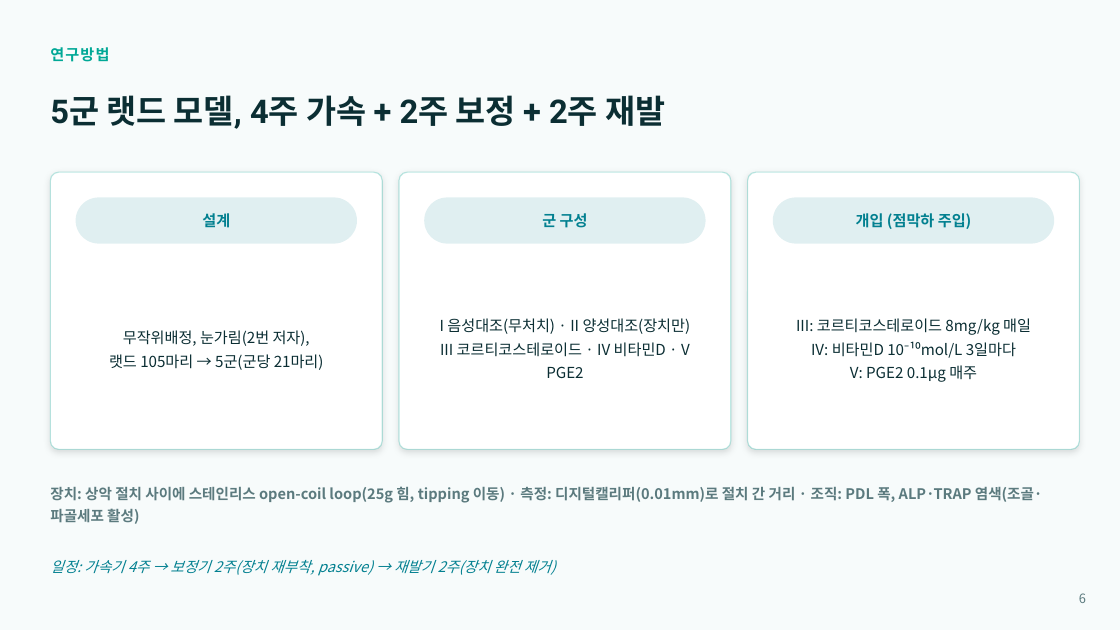
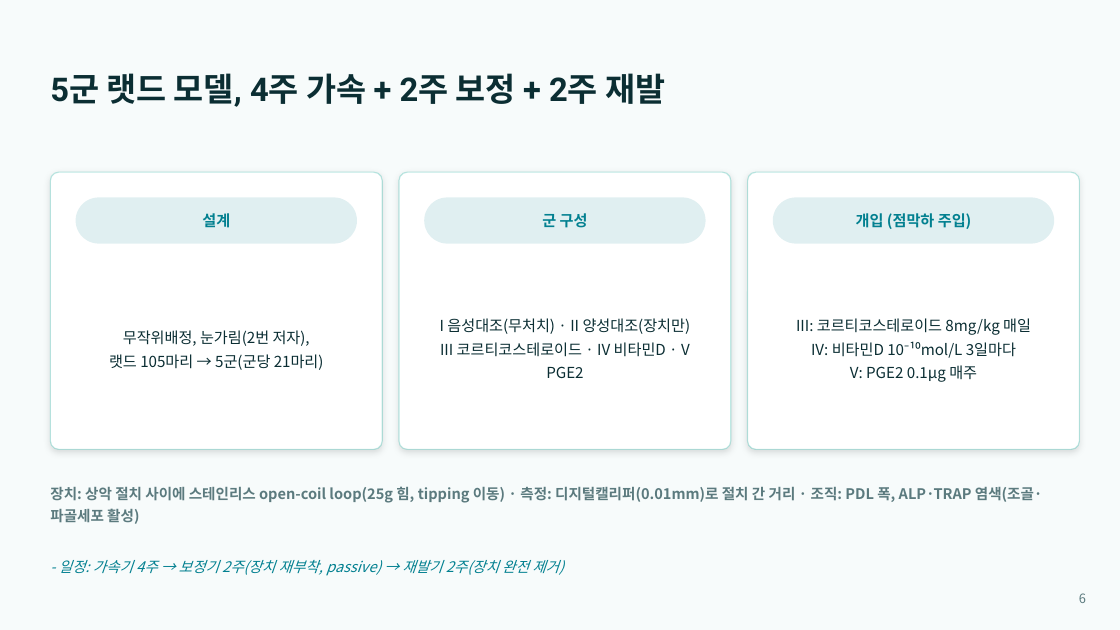
Before and after one commit to yojokem/-, a slide deck: slide 6 of 치과약리학실험2-논문발표/치과약리학실험2_논문발표.pptx. Drawn at 1120x630 pixels with LibreOffice and Linux fonts; fonts in the diff are those of the drawing. Boxes give left, top, right and bottom in pixels: in the first picture for what was removed or moved away, otherwise in the second. Text is boxed around its words. In the diff, an @@ line names an element or a change of style, - is before the commit and + after.

```diff
--- a/치과약리학실험2-논문발표/치과약리학실험2_논문발표.pptx
+++ b/치과약리학실험2-논문발표/치과약리학실험2_논문발표.pptx
@@ text "5군 랫드 모델, 4주 가속 ...": place and size @@
-text "5군 랫드 모델, 4주 가속 ..." at <box>50,95,665,129</box>
+text "5군 랫드 모델, 4주 가속 ..." at <box>50,73,665,107</box>
@@ text removed at <box>50,47,109,62</box> @@
-연구방법
@@ text at <box>59,560,564,576</box>: text changed @@
-일정: 가속기 4주 → 보정기 2주(장치 재부착, passive) → 재발기 2주(장치 완전 제거)
+- 일정: 가속기 4주 → 보정기 2주(장치 재부착, passive) → 재발기 2주(장치 완전 제거)
```
Also in this commit, not shown: 9 other slides changed, 1 other file.
